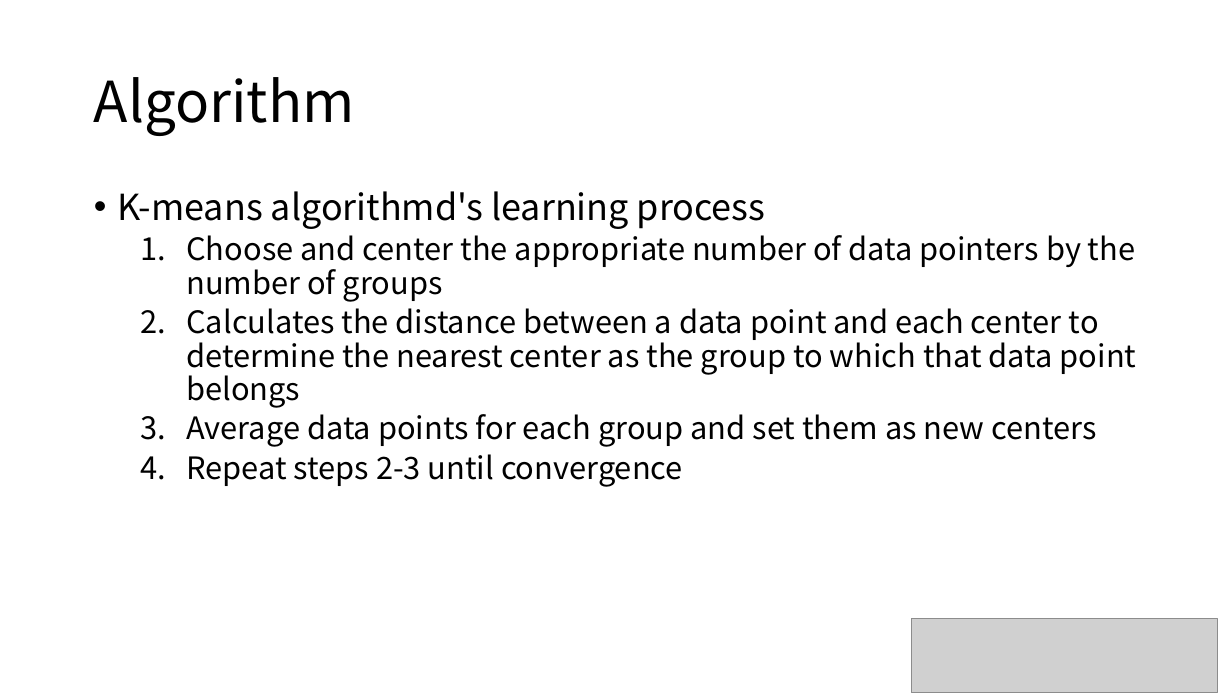
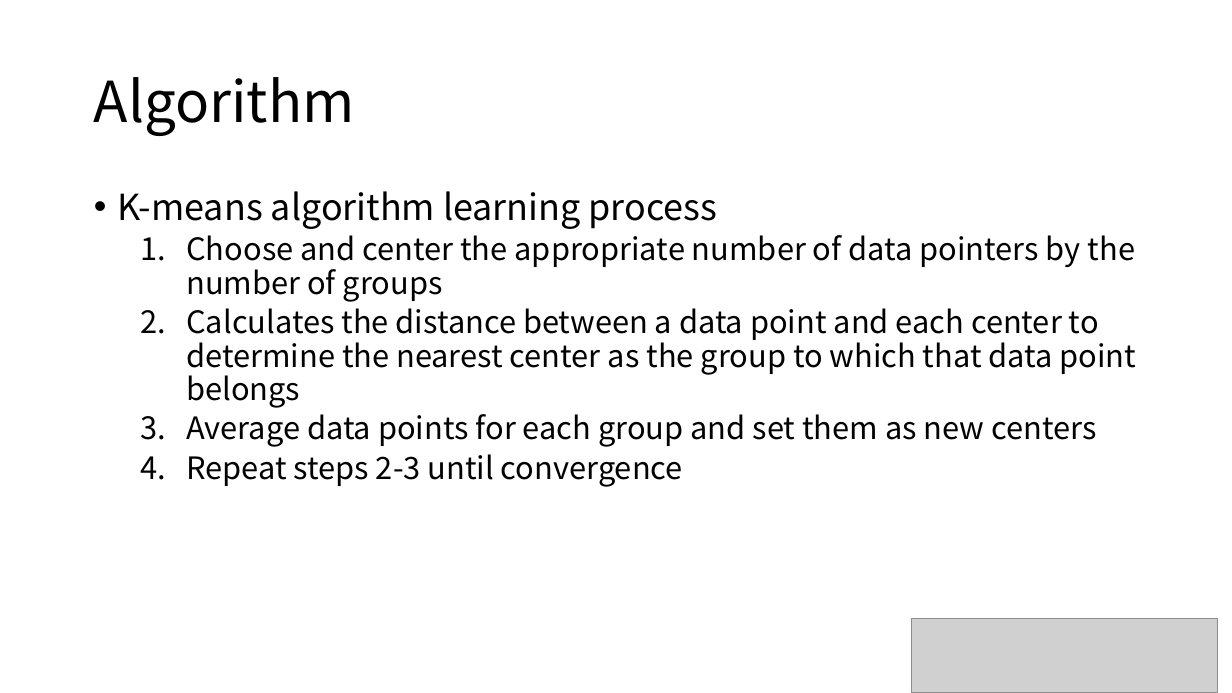
Before and after one commit to majorWallet/Machine_Learning_Algorithms_Library, a slide deck: slide 38 of 3_Unsuprervised_Learning.pptx. Drawn at 1232x693 pixels with LibreOffice and Linux fonts; fonts in the diff are those of the drawing; grey boxes stand for pictures. Boxes give left, top, right and bottom in pixels: in the first picture for what was removed or moved away, otherwise in the second. Text is boxed around its words. In the diff, an @@ line names an element or a change of style, - is before the commit and + after.

```diff
--- a/3_Unsuprervised_Learning.pptx
+++ b/3_Unsuprervised_Learning.pptx
@@ text at box(117, 191, 718, 229): text changed @@
-• K-means algorithmd's learning process
+• K-means algorithm learning process
```
Also in this commit, not shown: 9 other slides changed, 48 other files.
